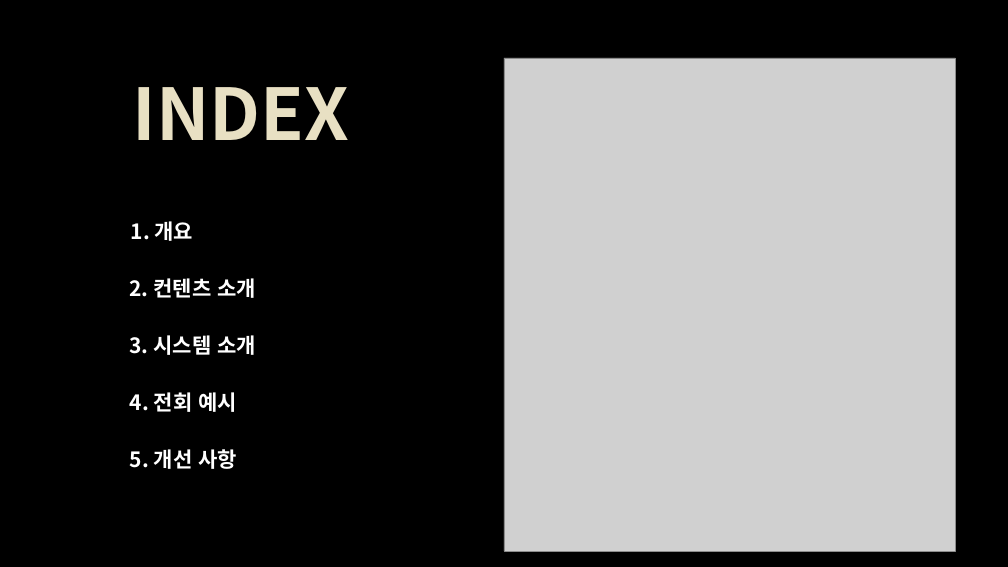
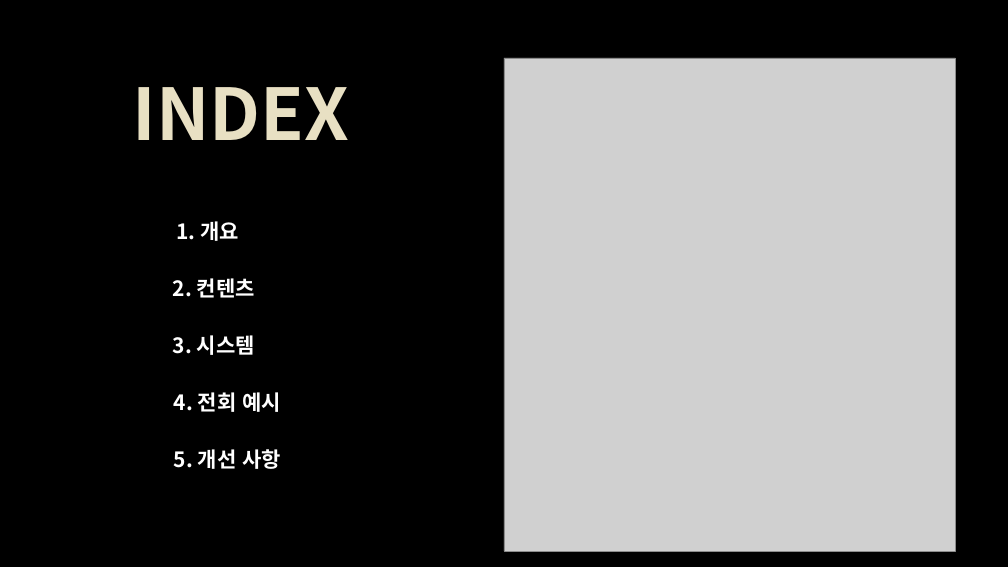
Before and after one commit to hjs0913/GameDesign, a slide deck: slide 2 of 엘든링 역기획서/엘든링_전회컨텐츠_역기획서.pptx. Drawn at 1008x567 pixels with LibreOffice and Linux fonts; fonts in the diff are those of the drawing; grey boxes stand for pictures. Boxes give left, top, right and bottom in pixels: in the first picture for what was removed or moved away, otherwise in the second. Text is boxed around its words. In the diff, an @@ line names an element or a change of style, - is before the commit and + after.

Commit message:
기획 의도 작성 완 / 전회 소개 작성 중

```diff
--- a/엘든링 역기획서/엘든링_전회컨텐츠_역기획서.pptx
+++ b/엘든링 역기획서/엘든링_전회컨텐츠_역기획서.pptx
@@ text at [173,278,255,298]: text changed @@
-2. 컨텐츠 소개
+2. 컨텐츠
@@ text at [173,335,255,355]: text changed @@
-3. 시스템 소개
+3. 시스템
@@ 3 texts: place and size @@
-3 texts at [130,221,237,469]
+3 texts at [174,221,281,469]
@@ alignment centre to left in 3 elements at [176,221,239,241], [174,392,281,412], [174,449,281,469] @@
```
Also in this commit, not shown: 2 other slides changed, 4 slides added, 5 slides removed, 2 other files.
